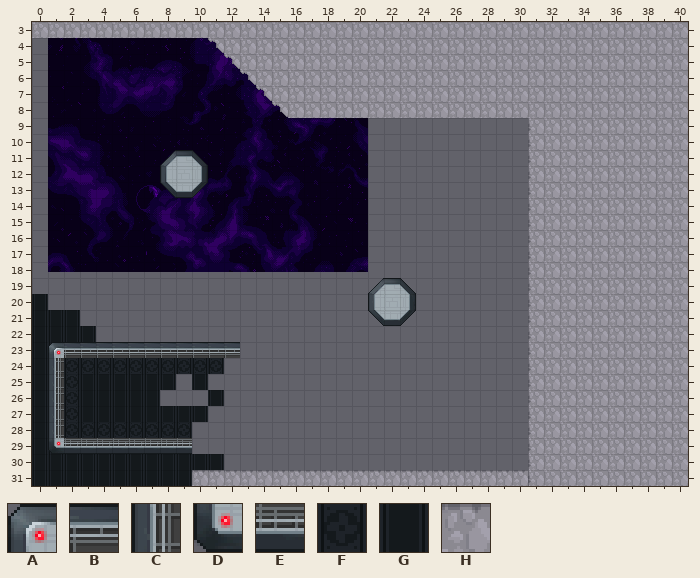
Tiled map (JSON) -- core/assets/levels/level_0/level_2_angelina.tmj. The picture above is the old version.
Cells are 16x16 px. Shown: x 0..40, y 3..31.
Key: from "space-tiles": A 5, B 6, C 21, D 37, E 38, F 64 "Background", G 82 "Background"; from "tileset": H 1 "GameObject".
_ is an empty cell.
Layer "Tiles" before, first column x 0:
16 ____________________
17 ____________________
18 ____________________
19 ____________________
20 G___________________
21 GGG_________________
22 GGGG________________
23 GABBBBBBBBBBB_______
24 GCFFFFFFFFFF________
25 GCFGGGGGG_G_________
26 GCFGGGGG___G________
27 GCFGGGGGGGG_________
28 GCFFFFFFFF__________
29 GDEEEEEEEE__________
30 GGGGGGGGGGGG________
31 GGGGGGGGGGHHHHHHHHHH
And afterwards:
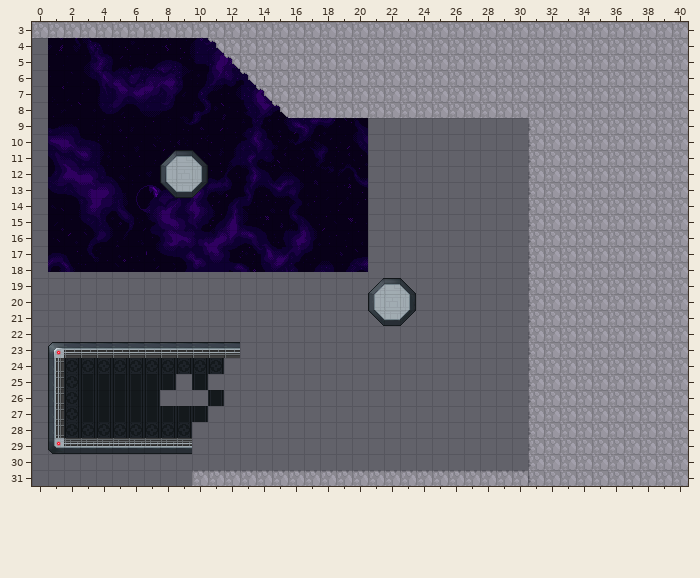
Diff:
Layer "Tile Layer 2":
y 23: x 1 G -> _
y 29: x 1 G -> _
Layer "Tiles":
y 20: x 0 G -> _
y 21: x 0..2 GGG -> ___
y 22: x 0..3 GGGG -> ____
y 23..29: x 0 G -> _
y 30: x 0..11 GGGGGGGGGGGG -> ____________
y 31: x 0..9 GGGGGGGGGG -> __________
Pixel boxes of the changes (left, top, right, bottom) in both pictures:
removed: (32, 294, 224, 486)
